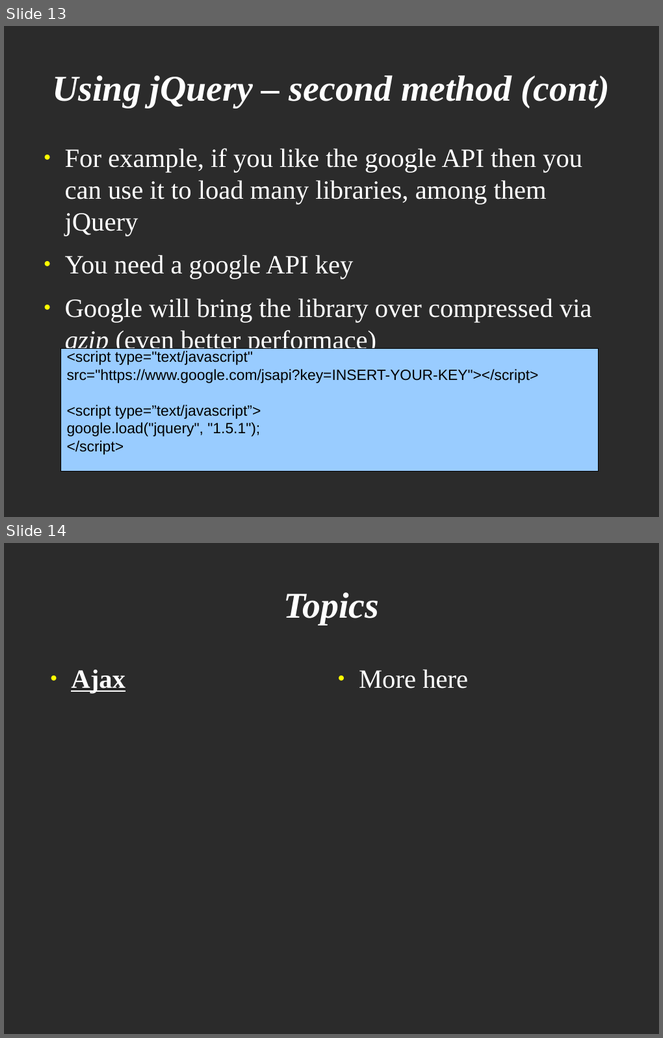
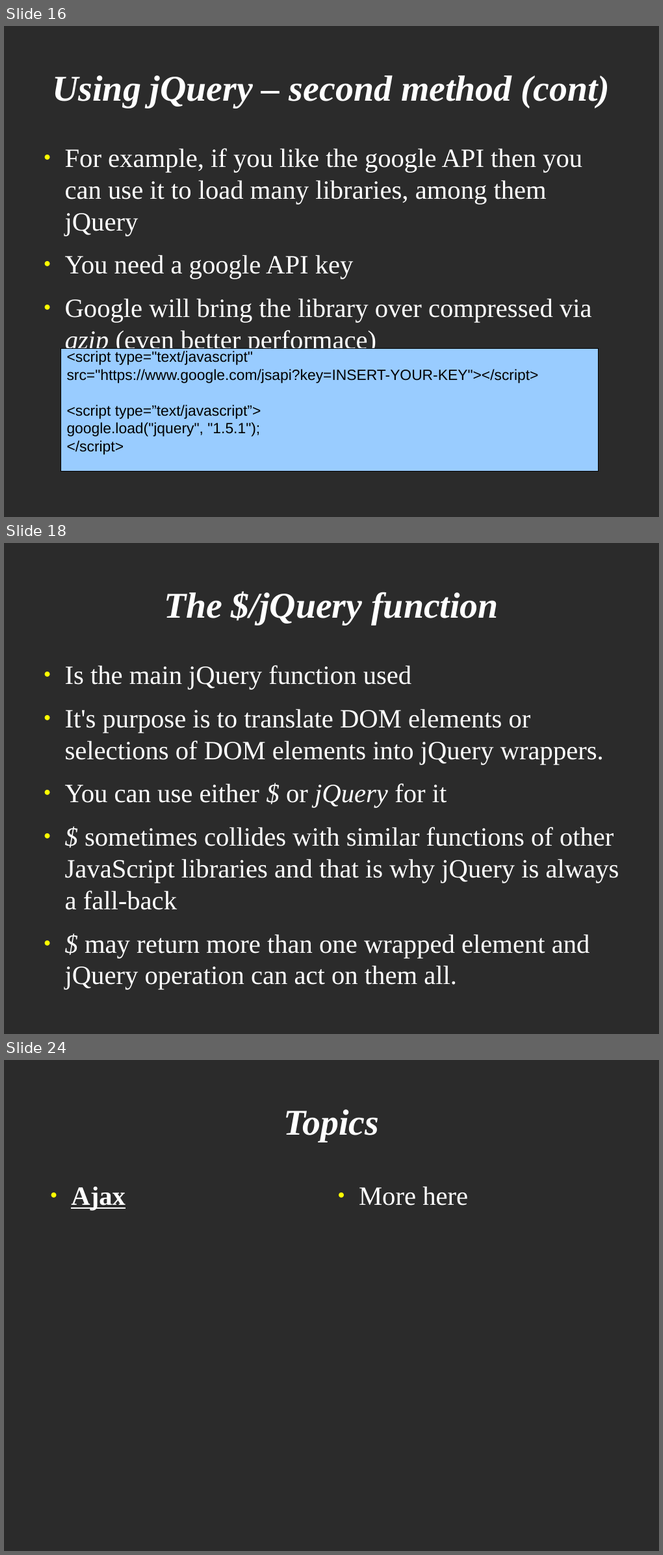
Before and after one commit to veltzer/demos, a slide deck: javascript/jquery/jquery.odp. Shown one above the other, each under a label of ours: slides 13 and 14 before the commit, slides 16, 18 and 24 after it; the slides between them are not shown. The pictures are 663x1038 and 663x1555 pixels, drawn with LibreOffice and Linux fonts; fonts in the diff are those of the drawing; background and template pictures are left out; a plain dark background stands for a picture behind light text. Boxes give left, top, right and bottom in pixels: in the first picture for what was removed or moved away, otherwise in the second. Text is boxed around its words. In the diff, an @@ line names an element or a change of style, - is before the commit and + after.

```diff
--- a/javascript/jquery/jquery.odp
+++ b/javascript/jquery/jquery.odp
@@ slide 18 added at bbox=[4, 543, 659, 1034], background picture (left out) @@
@@ title added at bbox=[164, 591, 498, 625], 44 pt, text #FFFFFF, bold, italic @@
+The $/jQuery function
@@ text added at bbox=[65, 665, 620, 990], 32 pt, text #FFFFFF @@
+● Is the main jQuery function used
+● It's purpose is to translate DOM elements or selections of DOM elements into jQuery wrappers.
+● You can use either $ or jQuery for it
+● $ sometimes collides with similar functions of other JavaScript libraries and that is why jQuery is always a fall-back
+● $ may return more than one wrapped element and jQuery operation can act on them all.
@@ what was slide 13 is now slide 16 @@
@@ what was slide 14 is now slide 24 @@
```
Also in this commit, not shown: 5 slides changed, 13 other slides added, 1 slide removed.
